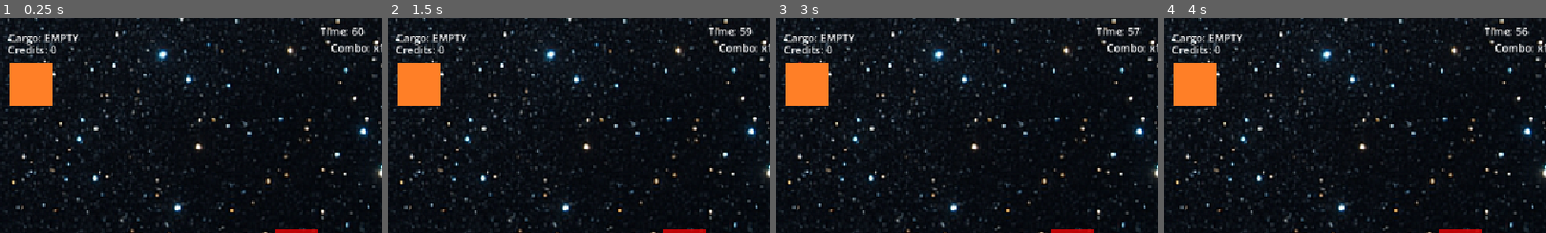
Above: before the commit, frames 1-4 (left to right).
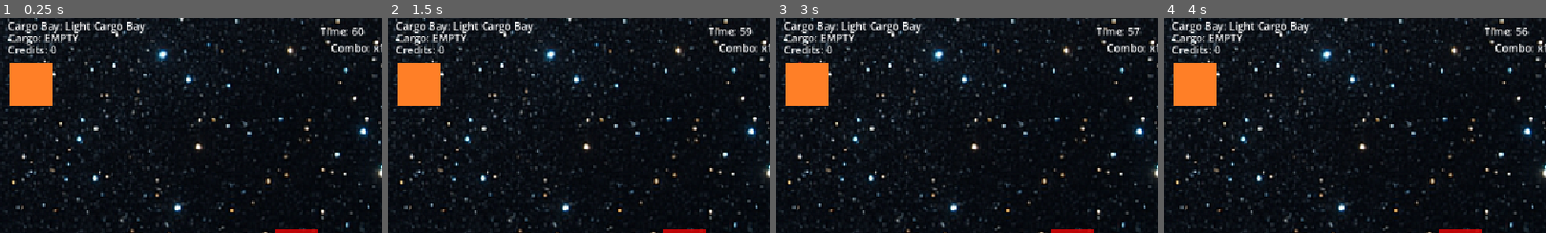
Above: after the commit, the same moments.

Repository: miamisharky/DungeonDelivery
Game: Godot game, scene res://scenes/main.tscn
Two runs of this game, one before a commit and one after it. Both use one fixed random seed, a clock stepped at 60 frames per second and the inputs below.
Inputs:
- Up to frame 1 (0.25 s): no input
- Up to frame 2 (1.5 s): tap Enter (ui_accept) at 0.5, 0.77, 1.25 s; hold Right (ui_right) 0.53-1.28 s; hold Down (ui_down) from 1.28 s (still down)
- Up to frame 3 (3 s): tap Enter (ui_accept) at 1.52, 2, 2.75 s; release Down (ui_down) at 2.03 s; hold Right (ui_right) 2.03-2.78 s; hold Up (ui_up) from 2.78 s (still down)
- Up to frame 4 (4 s): tap Enter (ui_accept) at 3.02, 3.77 s; release Up (ui_up) at 3.53 s; hold Left (ui_left) from 3.53 s (still down)
The pictures show only the part of the screen within x 5-55%, y 0-50%; the shares and areas given below are measured in that part.

The runs differ from the first frame. In frame 1, 0.9% of the frame differs, in the area x 2-39%, y 1-8%; in frame 2, 0.9%; in frame 3, 0.9%; in frame 4, 0.9%.

Commit message:
Implement cargo bay equipment system

Diff:
--- a/game/dungeon-delivery/scenes/gameManager.gd
+++ b/game/dungeon-delivery/scenes/gameManager.gd
@@ -3,6 +3,7 @@
 var credits := 0
 var engine_level := 0
 var equipped_engine := "Starter Engine"
+var equipped_cargo_bay := "Light Cargo Bay"
 var best_credits := 0
 var game_over := false
 var time_remaining := 60
@@ -23,6 +24,17 @@
 
 	"Industrial Engine": {
 		"thrust": 700
+	}
+}
+
+var cargo_database = {
+
+	"Light Cargo Bay": {
+		"capacity": 1
+	},
+
+	"Industrial Cargo Bay": {
+		"capacity": 3
 	}
 }
 
@@ -40,7 +52,7 @@
 func _ready():
 
 	load_game()
-
+	update_loadout_display()
 	update_package_status(false)
 
 	timer_label.text = "Time: " + str(time_remaining)
@@ -55,6 +67,7 @@
 	return {
 		"credits": credits,
 		"equipped_engine": equipped_engine,
+		"equipped_cargo_bay": equipped_cargo_bay,
 		"best_credits": best_credits
 	}
 
@@ -95,6 +108,10 @@
 		"equipped_engine",
 		"Starter Engine"
 	)
+	equipped_cargo_bay = data.get(
+		"equipped_cargo_bay",
+		"Light Cargo Bay"
+	)
 
 	apply_upgrades()
 	best_credits = data.get("best_credits", 0)
@@ -112,6 +129,12 @@
 	return engine_database[
 		equipped_engine
 	]["thrust"]
+
+func get_cargo_capacity():
+
+	return cargo_database[
+		equipped_cargo_bay
+	]["capacity"]
 
 func apply_upgrades():
 
@@ -184,6 +207,13 @@
 
 	print("Combo x" + str(combo))
 
+func update_loadout_display():
+
+	$"../UI/CargoBayLabel".text = (
+		"Cargo Bay: " +
+		equipped_cargo_bay
+	)
+
 func end_game():
 
 	if game_over:
--- a/game/dungeon-delivery/scenes/main.tscn
+++ b/game/dungeon-delivery/scenes/main.tscn
@@ -88,6 +88,12 @@
 offset_bottom = 56.0
 text = "Combo: x1"
 
+[node name="CargoBayLabel" type="Label" parent="UI" unique_id=1857778775]
+offset_left = 65.0
+offset_right = 105.0
+offset_bottom = 23.0
+text = "Cargo Bay: Light"
+
 [node name="UpgradeStation" type="Area2D" parent="." unique_id=1836085216]
 position = Vector2(100, 100)
 script = ExtResource("9_choun")
